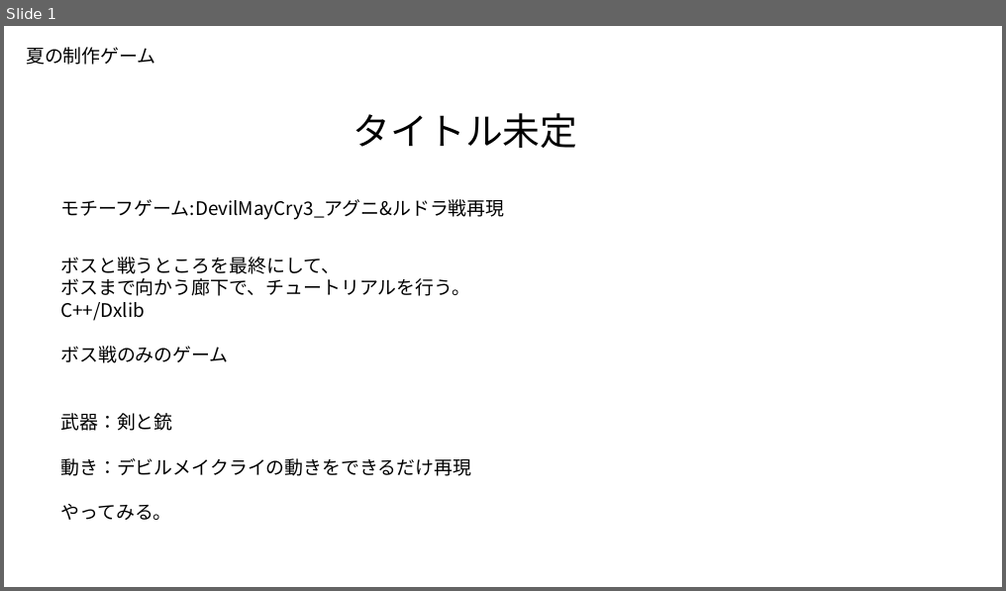
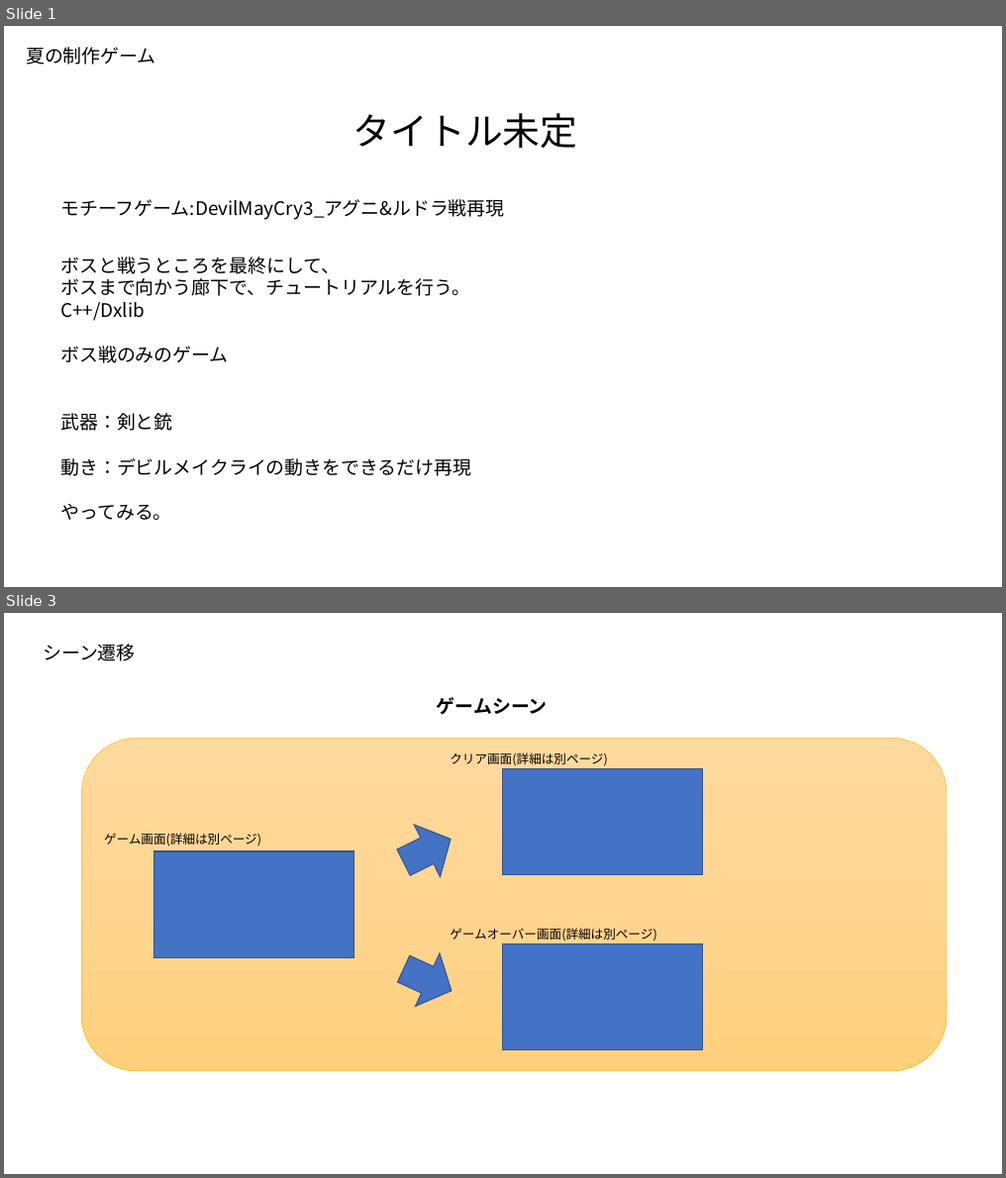
Before and after one commit to kakisawa/ProductionWork, a slide deck: 3DGame_2/川﨑MayCry!_仕様書.pptx. Shown one above the other, each under a label of ours: slide 1 before the commit, slides 1 and 3 after it; the slides between them are not shown. The pictures are 1006x591 and 1006x1178 pixels, drawn with LibreOffice and Linux fonts; fonts in the diff are those of the drawing. Boxes give left, top, right and bottom in pixels: in the first picture for what was removed or moved away, otherwise in the second. Text is boxed around its words. In the diff, an @@ line names an element or a change of style, - is before the commit and + after.

```diff
--- a/3DGame_2/川﨑MayCry!_仕様書.pptx
+++ b/3DGame_2/川﨑MayCry!_仕様書.pptx
@@ slide 3 added at box(4, 613, 1002, 1174), background #FFFFFF @@
@@ text added at box(43, 644, 136, 662), 18 pt, text #000000 @@
+シーン遷移
@@ text added at box(437, 697, 548, 715), 18 pt, text #000000, bold @@
+ゲームシーン
@@ rounded rectangle added at box(82, 738, 947, 1071), fill gradient #FFDB9E to #FFD590 to #FFD07C, outline #FFC000 0.5 pt @@
@@ text added at box(450, 753, 607, 766), 12 pt, text #000000 @@
+クリア画面(詳細は別ページ)
@@ rectangle added at box(503, 768, 703, 875), fill #4472C4, outline #325491 1 pt @@
@@ down arrow added at box(390, 813, 463, 889), fill #4472C4, outline #325491 1 pt @@
@@ text added at box(104, 833, 261, 847), 12 pt, text #000000 @@
+ゲーム画面(詳細は別ページ)
@@ rectangle added at box(153, 852, 353, 959), fill #4472C4, outline #325491 1 pt @@
@@ text added at box(450, 928, 656, 942), 12 pt, text #000000 @@
+ゲームオーバー画面(詳細は別ページ)
@@ down arrow added at box(392, 943, 463, 1017), fill #4472C4, outline #325491 1 pt @@
@@ rectangle added at box(503, 945, 703, 1051), fill #4472C4, outline #325491 1 pt @@
```
Also in this commit, not shown: 2 slides changed, 3 other slides added.
